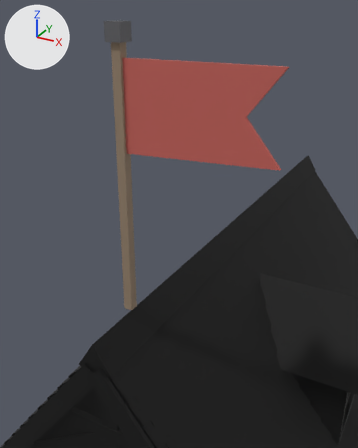
Two versions of the glTF model game/assets/modelle/gebaeude/neubau/wohnhaus_zwerg_s2_g2.glb, one commit apart.
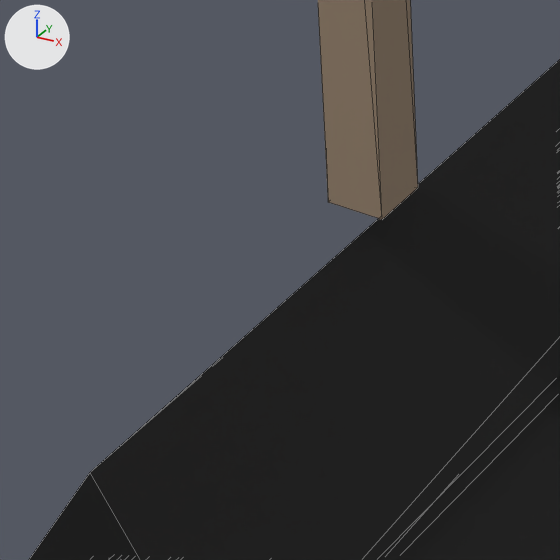
Each version is shown from a 50 mm camera at (1.595, -5.614, 11.727) aimed at (-0.089, -2.553, 10.196), then close up on the part from 22% to 44% of the width and 63% to 80% of the height. Every picture has the same lights, and +X, +Y and +Z are marked at upper left. The older version's two pictures come first. The close-ups show mesh edges as thin lines. Vertices at exactly the same position are counted once.

Names of what the first close-up shows: 'Dach', 'Fahne'.
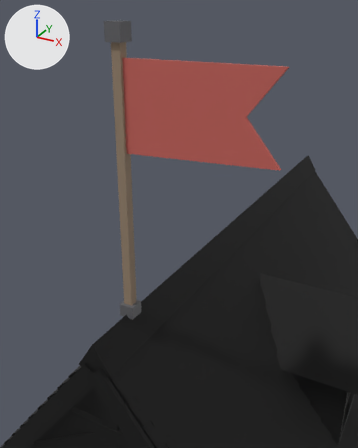
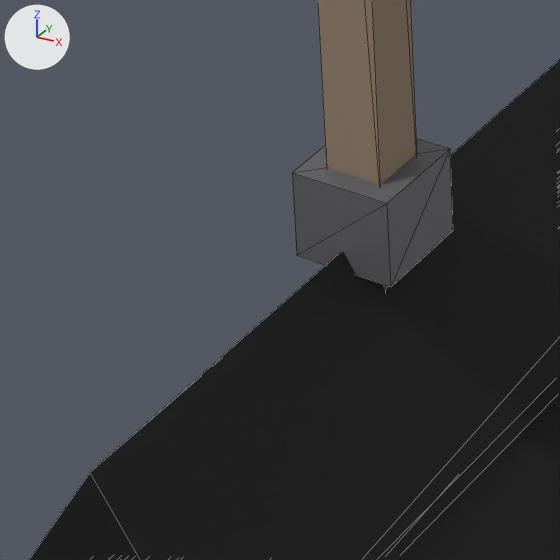
Patch to the scene script:
```diff
--- a/game/assets/modelle/gebaeude/neubau/wohnhaus_zwerg_s2_g2.glb.py
+++ b/game/assets/modelle/gebaeude/neubau/wohnhaus_zwerg_s2_g2.glb.py
@@ me_fahne @@
 # used by ob_fahne; location = (0.0, 0.0, 0.0)
-me_fahne.from_pydata(...)  # 26 vertices, 36 faces; spans x -0.72..0.64, y -2.52..-2.38, z 9.21..11.63
+me_fahne.from_pydata(...)  # 38 vertices, 56 faces; spans x -0.72..0.64, y -2.52..-2.38, z 9.07..11.63
+# me_fahne part 1: a new loose piece, a box spanning x -0.72..-0.58, y -2.52..-2.38, z 9.14..9.26, in mat_eisen (dark grey #616165)
+# other edits to the shape of me_fahne do not show in these pictures
 me_fahne.materials.append(mat_holz)
```

Where the change shows, as pixel boxes (x1, y1, x2, y2) in the close-ups (560 x 560 px):
'Fahne', reshaped: before (318, 0, 418, 219); after (292, 0, 453, 290)
part 1 of me_fahne, added: after (292, 138, 453, 286)
